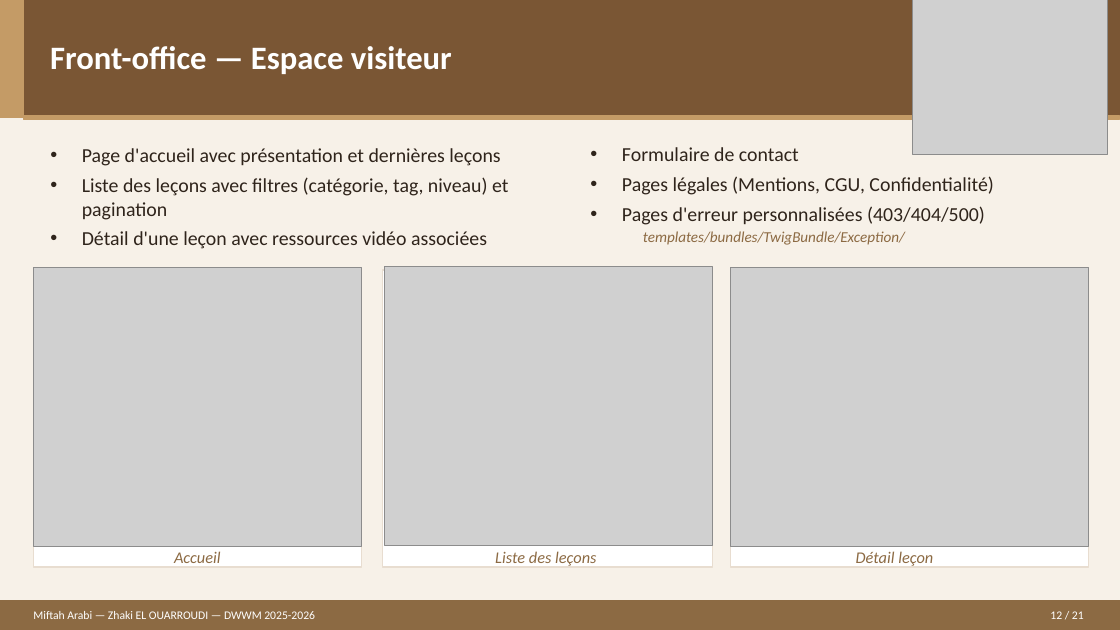
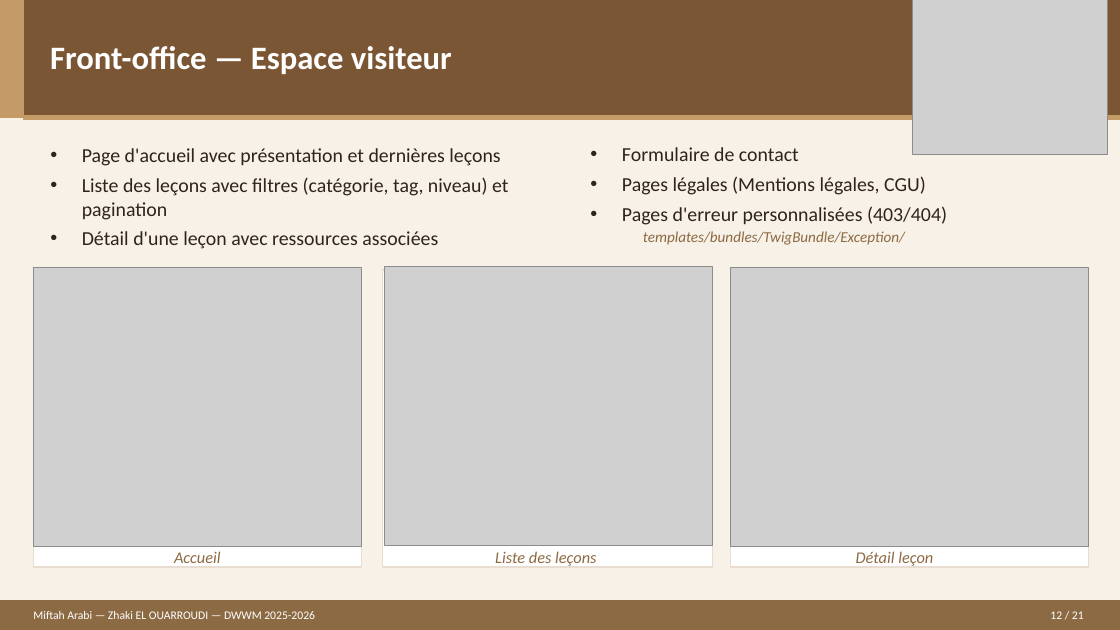
Before and after one commit to E-Zhaki/LIVRABLES-DWWM, a slide deck: slide 12 of SUPPORT DE PRESENTATION.pptx. Drawn at 1120x630 pixels with LibreOffice and Linux fonts; fonts in the diff are those of the drawing; grey boxes stand for pictures. Boxes give left, top, right and bottom in pixels: in the first picture for what was removed or moved away, otherwise in the second. Text is boxed around its words. In the diff, an @@ line names an element or a change of style, - is before the commit and + after.

```diff
--- a/SUPPORT DE PRESENTATION.pptx
+++ b/SUPPORT DE PRESENTATION.pptx
@@ text at (x1=622, y1=176, x2=947, y2=225): text changed @@
-• Pages légales (Mentions, CGU, Confidentialité)
-• Pages d'erreur personnalisées (403/404/500)
+• Pages légales (Mentions légales, CGU)
+• Pages d'erreur personnalisées (403/404)
@@ text at (x1=82, y1=231, x2=438, y2=249): text changed @@
-• Détail d'une leçon avec ressources vidéo associées
+• Détail d'une leçon avec ressources associées
```
Also in this commit, not shown: 8 other slides changed.
